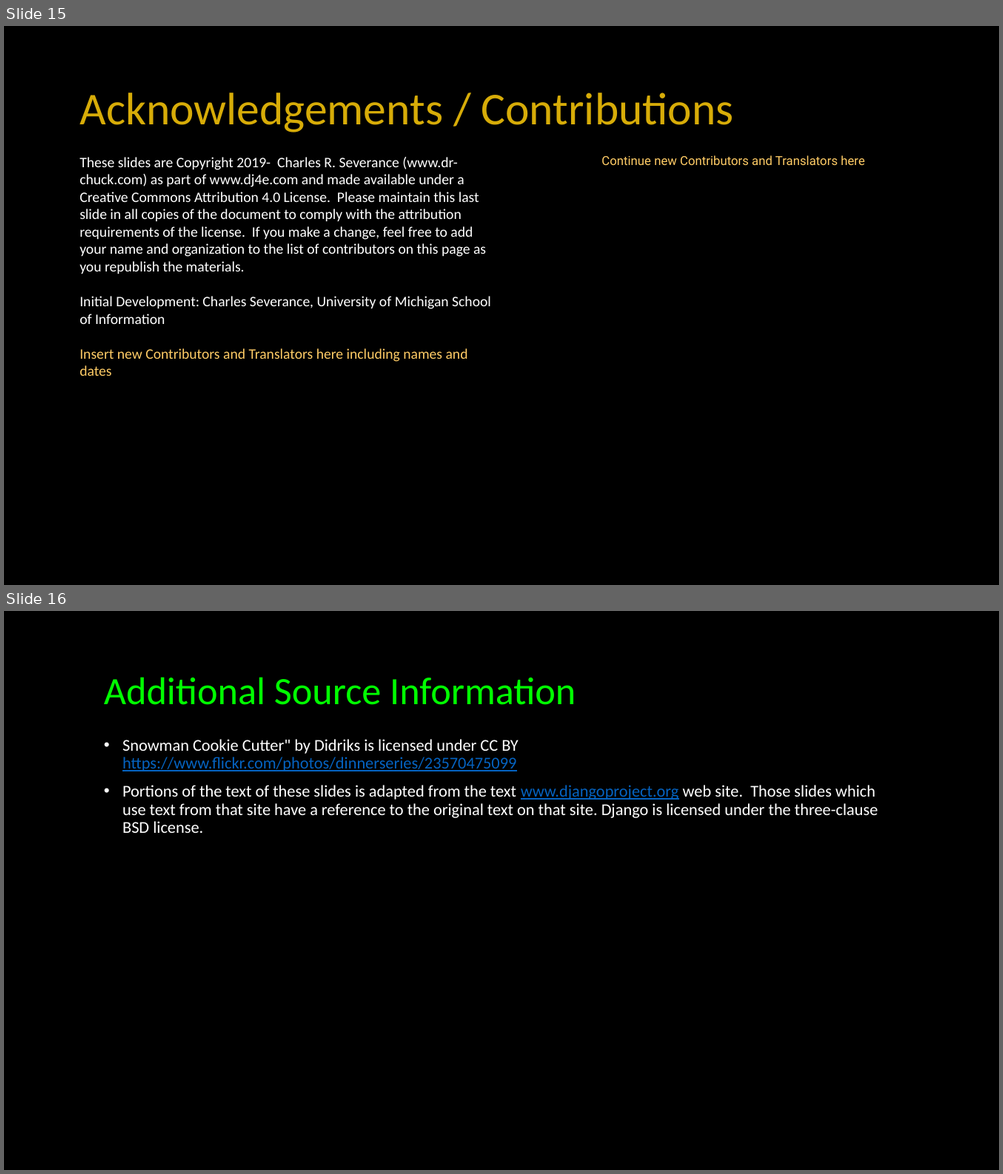
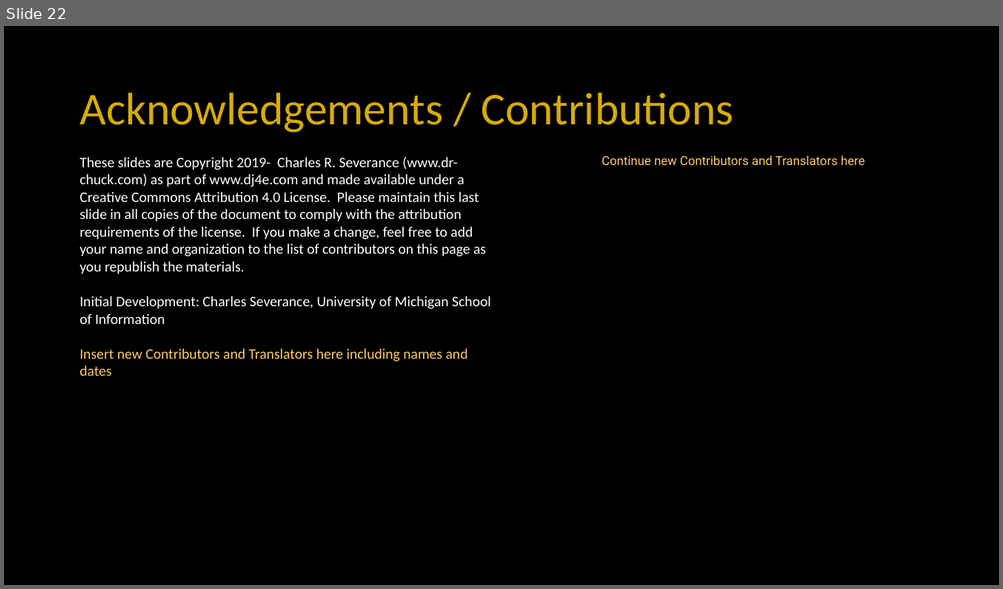
Before and after one commit to csev/dj4e, a slide deck: lectures/DJ-07-Views-Generic.pptx. Shown one above the other, each under a label of ours: slides 15 and 16 before the commit, slide 22 after it. The pictures are 1003x1174 and 1003x589 pixels, drawn with LibreOffice and Linux fonts; fonts in the diff are those of the drawing. Boxes give left, top, right and bottom in pixels: in the first picture for what was removed or moved away, otherwise in the second. Text is boxed around its words. In the diff, an @@ line names an element or a change of style, - is before the commit and + after.

```diff
--- a/lectures/DJ-07-Views-Generic.pptx
+++ b/lectures/DJ-07-Views-Generic.pptx
@@ slide 16 removed at box(4, 611, 999, 1170), background #000000 @@
@@ title removed at box(104, 677, 575, 705) @@
-Additional Source Information
@@ text removed at box(122, 739, 878, 833) @@
-• Snowman Cookie Cutter" by Didriks is licensed under CC BY
-  https://www.flickr.com/photos/dinnerseries/23570475099
-• Portions of the text of these slides is adapted from the text www.djangoproject.org web site. Those slides which use text from that site have a reference to the original text on that site. Django is licensed under the three-clause BSD license.
@@ what was slide 15 is now slide 22 @@
```
Also in this commit, not shown: 5 slides changed, 8 slides added, 1 other slide removed, 2 other files.
